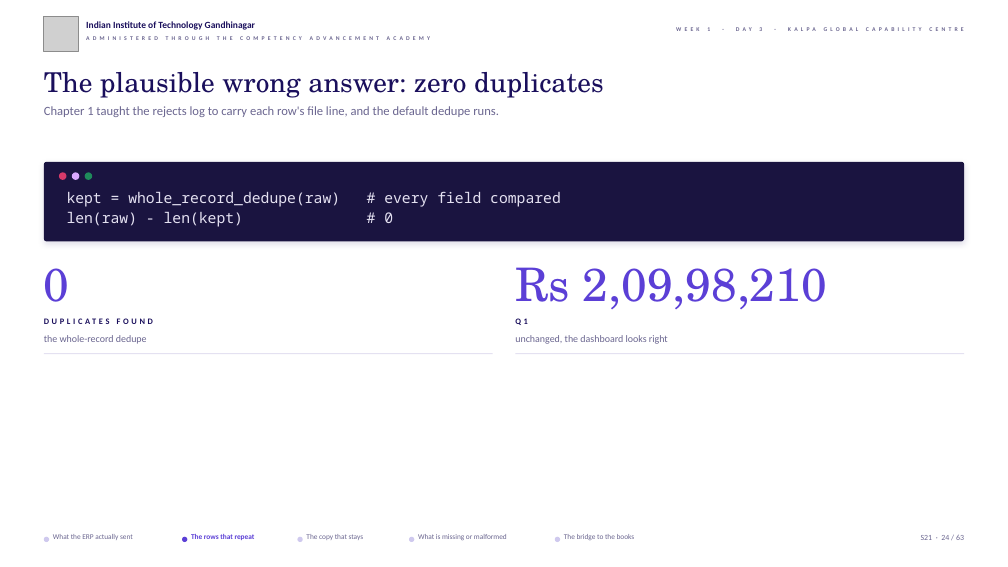
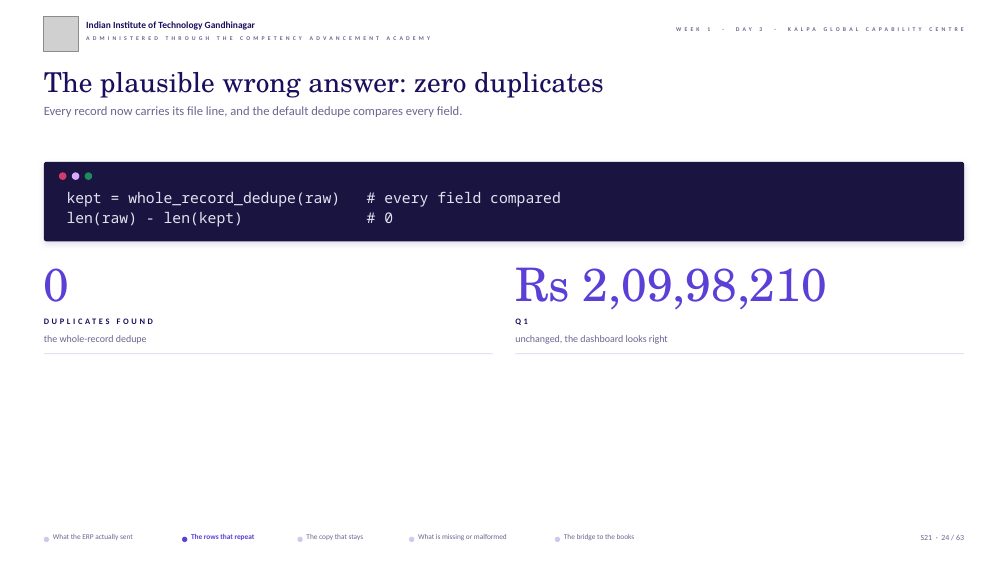
Before and after one commit to fde-academy-lab/c2-content-factory, a slide deck: slide 24 of content/W01/D3/slides/C2_W01_D03_half1_STUDENT.pptx. Drawn at 1008x567 pixels with LibreOffice and Linux fonts; fonts in the diff are those of the drawing; grey boxes stand for pictures; background and template pictures are left out. Boxes give left, top, right and bottom in pixels: in the first picture for what was removed or moved away, otherwise in the second. Text is boxed around its words. In the diff, an @@ line names an element or a change of style, - is before the commit and + after.

```diff
--- a/content/W01/D3/slides/C2_W01_D03_half1_STUDENT.pptx
+++ b/content/W01/D3/slides/C2_W01_D03_half1_STUDENT.pptx
@@ text at [44, 106, 463, 117]: text changed @@
-Chapter 1 taught the rejects log to carry each row's file line, and the default dedupe runs.
+Every record now carries its file line, and the default dedupe compares every field.
```
Also in this commit, not shown: 6 other slides changed, 29 other files.
